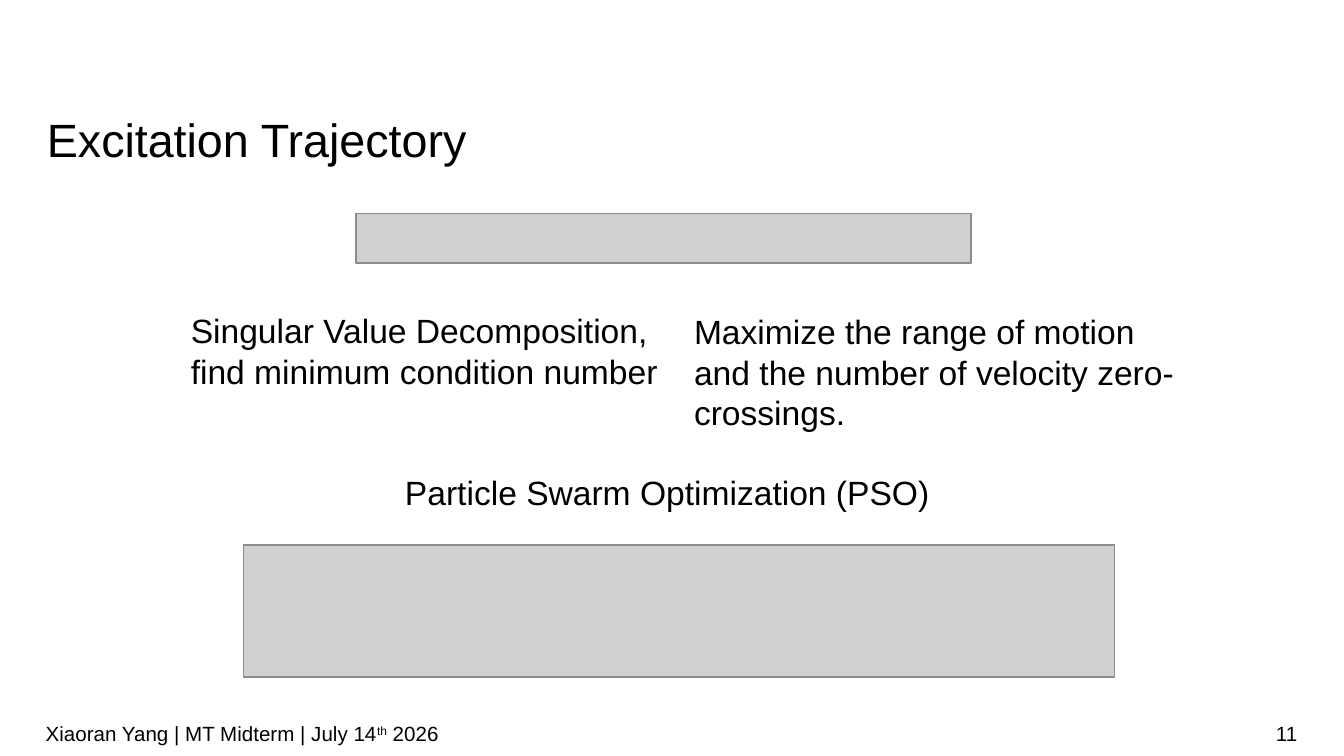
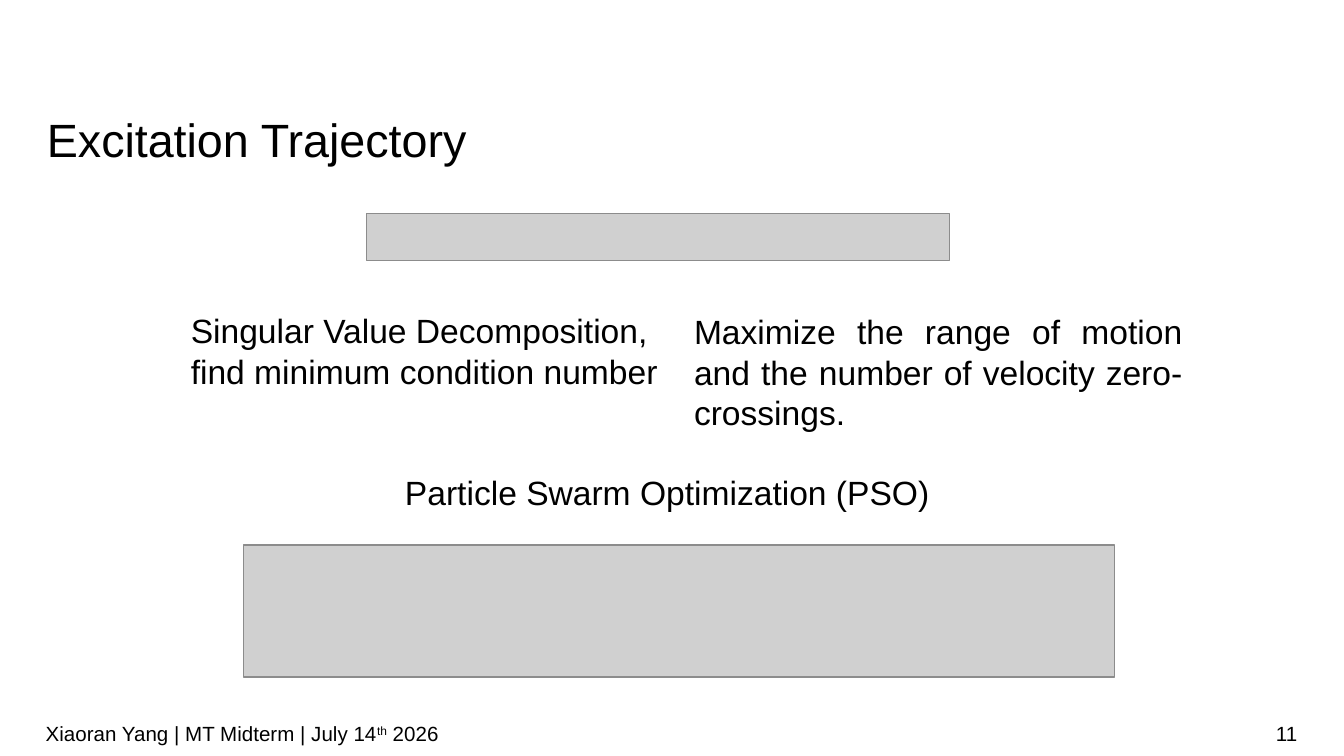
Before and after one commit to IDoccupled/identification, a slide deck: slide 11 of presentation/Midterm.odp. Drawn at 1344x756 pixels with LibreOffice and Linux fonts; fonts in the diff are those of the drawing; grey boxes stand for pictures; background and template pictures are left out. Boxes give left, top, right and bottom in pixels: in the first picture for what was removed or moved away, otherwise in the second. Text is boxed around its words. In the diff, an @@ line names an element or a change of style, - is before the commit and + after.

```diff
--- a/presentation/Midterm.odp
+++ b/presentation/Midterm.odp
@@ picture: place and size @@
-picture at [356,214,972,263]
+picture at [367,214,950,261]
@@ rectangle: place and size @@
-rectangle at [691,216,960,261]
+rectangle at [675,216,943,261]
@@ text "Maximize the range of motion ..." at [694,319,1183,431]: alignment left to justified @@
```
Also in this commit, not shown: 3 other slides changed.
